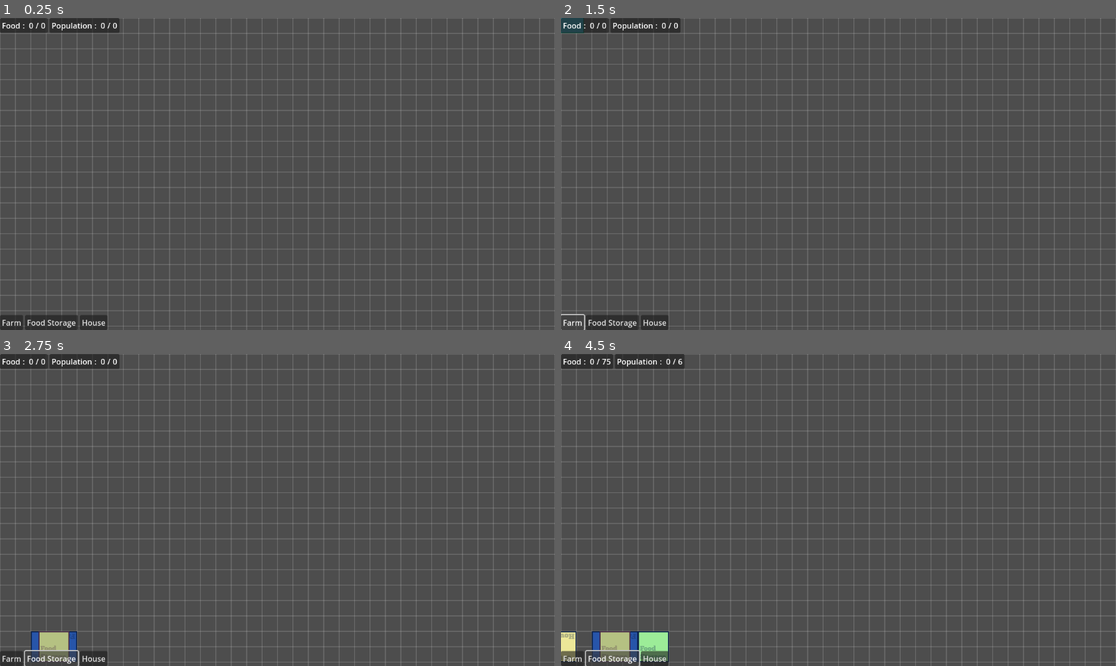
Above: before the commit, frames 1-4 (two rows, left to right).
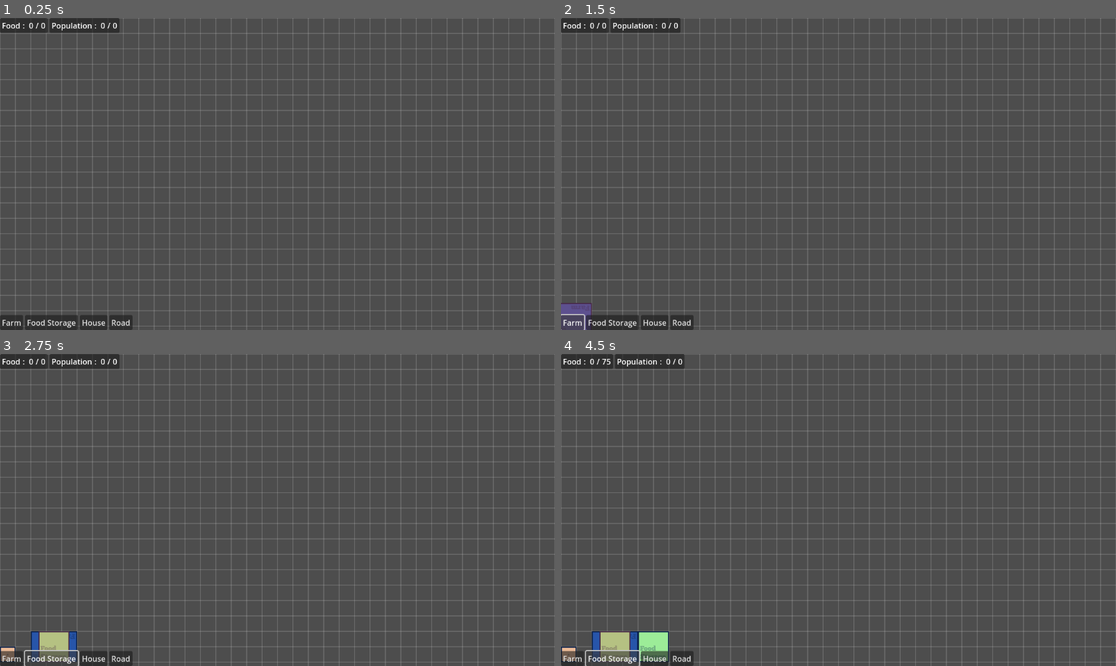
Above: after the commit, the same moments.

Repository: lacedon/western-town-sim
Game: Godot game, scene res://src/screens/game/game.tscn
Two runs of this game, one before a commit and one after it. Both use one fixed random seed, a clock stepped at 60 frames per second and the inputs below.
Inputs (mouse positions are in pixels of both pictures, inside the frame that each line leads up to):
- Up to frame 1 (0.25 s): no input
- Up to frame 2 (1.5 s): click (683, 323) at 0.5 s, where only the run after the commit has a clickable "Road"; click "Farm" at 1.25 s
- Up to frame 3 (2.75 s): click "Food Storage" at 2 s
- Up to frame 4 (4.5 s): click "House" at 2.75 s; click "Farm" at 3.5 s; click "Food Storage" at 4.25 s

The runs differ from the first frame. In frame 1, 0.2% of the frame differs, in the area x 19-24%, y 95-100%; in frame 2, 0.7%, in the area x 0-24%, y 0-100%; in frame 3, 0.3%; in frame 4, 0.4%.

Commit message:
Add missing buildings to ui

Diff:
--- a/src/ui/game/game.tscn
+++ b/src/ui/game/game.tscn
@@ -6,6 +6,7 @@
 [ext_resource type="Resource" uid="uid://5ugpau5k357v" path="res://resources/resources/buildings/farm.tres" id="4_5cxrm"]
 [ext_resource type="Resource" uid="uid://c75b544krh5uk" path="res://resources/resources/buildings/food-storage.tres" id="5_uu1cu"]
 [ext_resource type="Resource" uid="uid://dcw4ejp70128k" path="res://resources/resources/buildings/house.tres" id="6_6cxgy"]
+[ext_resource type="Resource" uid="uid://833ijgpxgowr" path="res://resources/resources/buildings/road.tres" id="7_5cxrm"]
 
 [node name="GameUI" type="Control"]
 layout_mode = 3
@@ -55,3 +56,8 @@
 layout_mode = 2
 text = "House"
 building = ExtResource("6_6cxgy")
+
+[node name="StartBuildingRoadCTA" parent="BoxContainer/VBoxContainer/Actions" instance=ExtResource("3_t67ik")]
+layout_mode = 2
+text = "Road"
+building = ExtResource("7_5cxrm")
Not shown: 1 places in src/ui/game/game.tscn that only renumber resources
